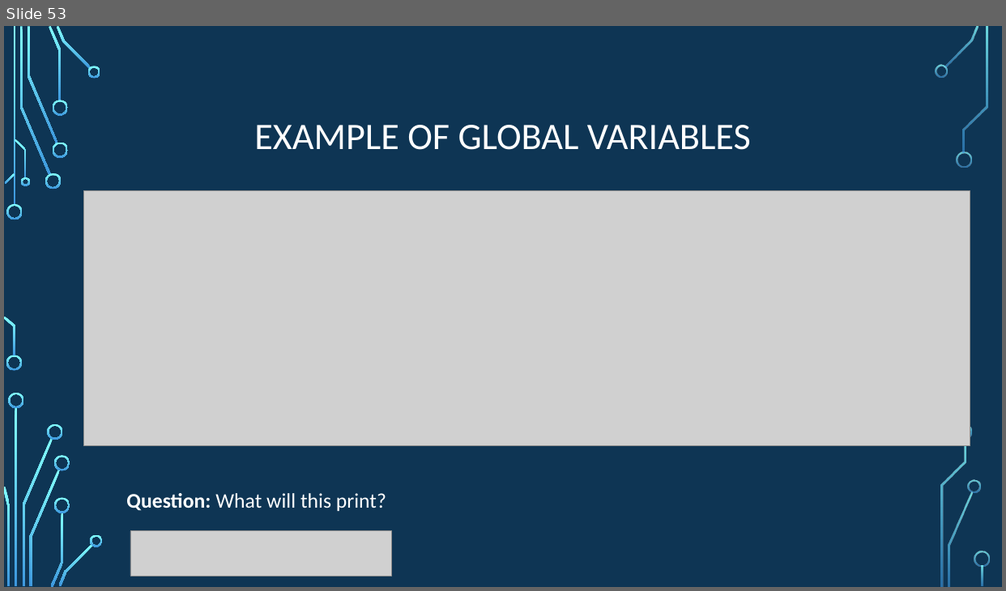
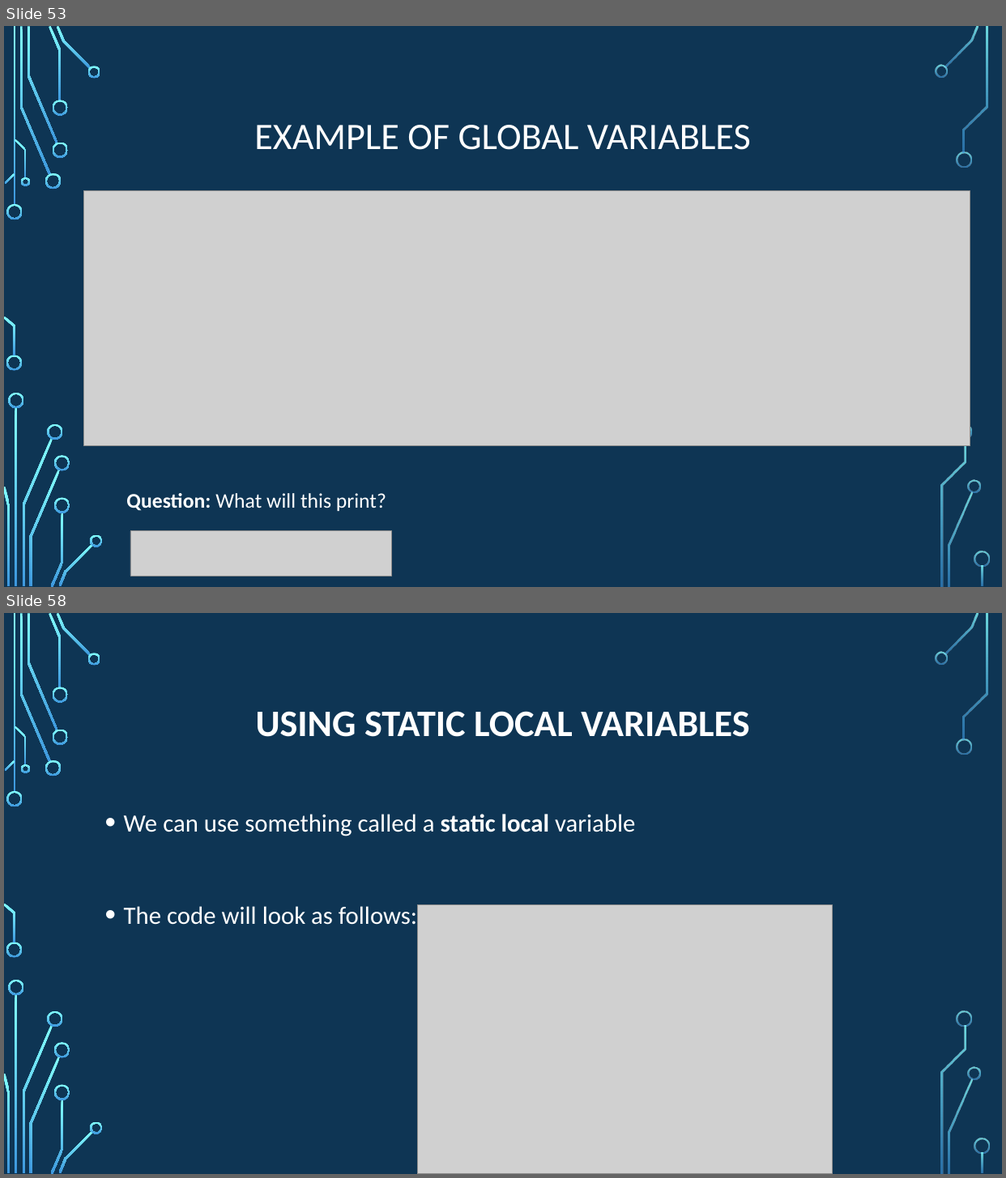
Before and after one commit to psypdt/ZIS_C-_Summer_Course_2019, a slide deck: Day_2/Day_2.pptx. Shown one above the other, each under a label of ours: slide 53 before the commit, slides 53 and 58 after it; the slides between them are not shown. The pictures are 1006x591 and 1006x1178 pixels, drawn with LibreOffice and Linux fonts; fonts in the diff are those of the drawing; grey boxes stand for pictures; background and template pictures are left out. Boxes give left, top, right and bottom in pixels: in the first picture for what was removed or moved away, otherwise in the second. Text is boxed around its words. In the diff, an @@ line names an element or a change of style, - is before the commit and + after.

```diff
--- a/Day_2/Day_2.pptx
+++ b/Day_2/Day_2.pptx
@@ slide 58 added at [4, 613, 1002, 1174], background picture (left out); not listed: 36 template elements that a slide beside it also shows @@
@@ title added at [256, 711, 749, 737], 36 pt, text #FFFFFF, bold @@
+USING STATIC LOCAL VARIABLES
@@ text added at [124, 814, 635, 925], 24 pt, text #FFFFFF @@
+• We can use something called a static local variable
+• The code will look as follows:
@@ picture added at [417, 905, 832, 1174] @@
```
Also in this commit, not shown: 5 other slides added.
